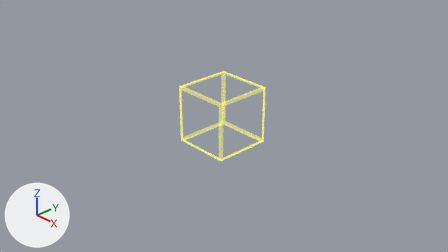
The Blender file assets/models/mesh_origin_cube.blend: old version first, new version second.
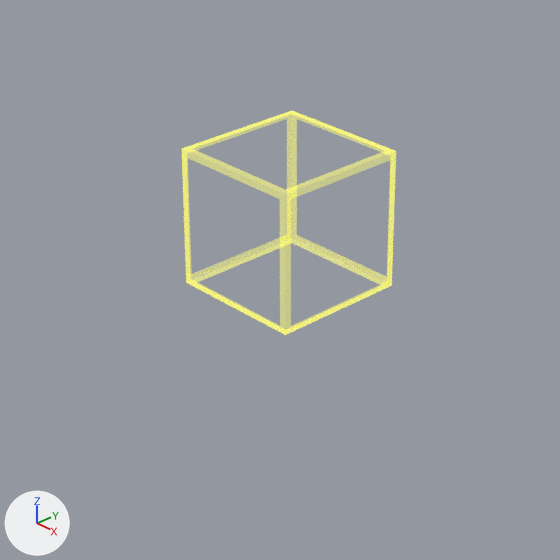
Each version is shown from the file's camera 'Camera', then close up on the part from 24% to 74% of the width and 11% to 100% of the height. The axes (+X, +Y, +Z) are drawn at lower left. The lights are the same throughout.
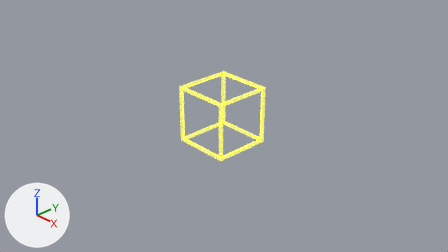
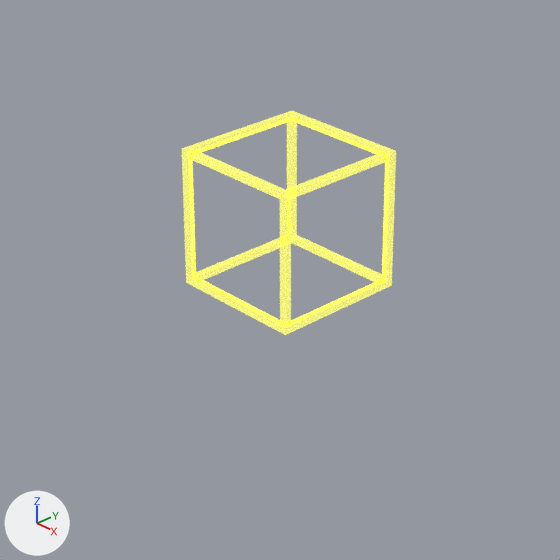
The newer file is also rescaled (x0.5) as a whole; pictures and numbers use the older file's frame.

The change, as a diff of the scene's bpy script:
```diff
--- a/assets/models/mesh_origin_cube.blend.py
+++ b/assets/models/mesh_origin_cube.blend.py
@@ me_cube @@
 # used by ob_cube; location = (0.0, 0.0, 0.0)
-me_cube.from_pydata(...)  # 32 vertices, 24 faces; spans x 0.0..1.0, y -1.0..0.0, z 0.0..1.0
+me_cube.from_pydata(...)  # 64 vertices, 72 faces; spans x 0.0..1.0, y -1.0..0.0, z 0.0..1.0
+# me_cube part 1
+# 32 vertices are added at x 0.029..0.971, y -0.971..-0.029, z 0.029..0.971
+# 48 new faces join them
 me_cube.materials.append(mat_材质)
```

Location of each change, (x1, y1, x2, y2) in pixels of the close-ups (560 x 560 px):
part 1 of me_cube, added (yellow): after (187, 114, 391, 326)
